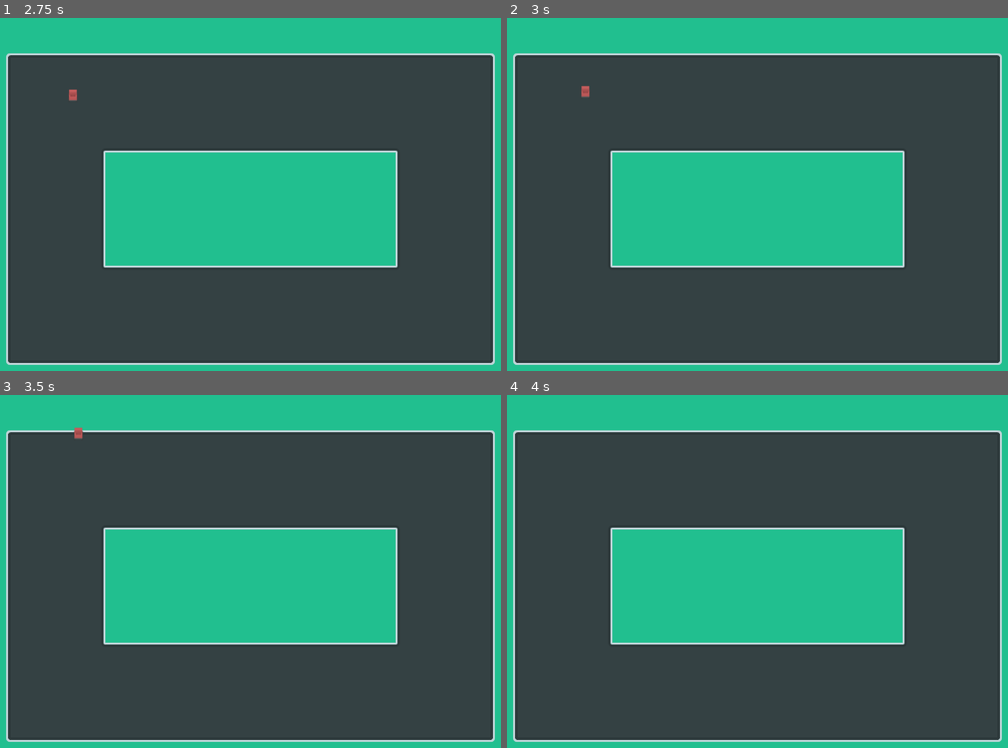
Above: before the commit, frames 1-4 (two rows, left to right).
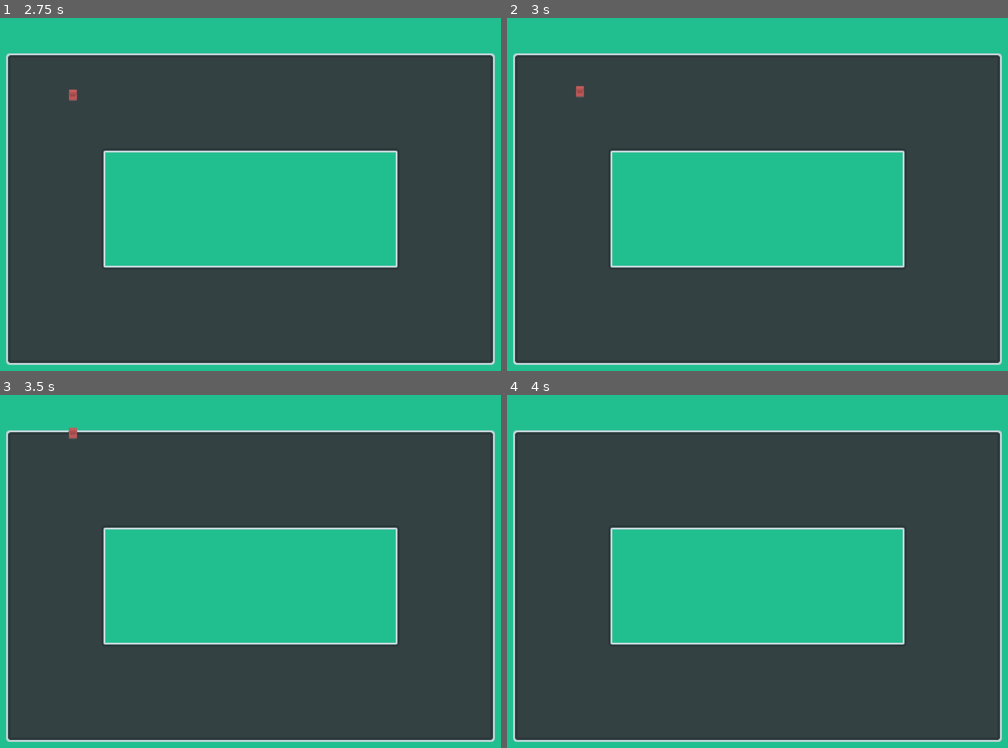
Above: after the commit, the same moments.

Repository: wreckingballgames/JameGam45
Game: Godot game, scene res://scenes/main.tscn
Two runs of this game, one before a commit and one after it. Both use one fixed random seed, a clock stepped at 60 frames per second and the inputs below.
Inputs:
- Up to frame 1 (2.75 s): tap Enter at 0.5, 2 s; hold E (slide_right) 0.53-1.28 s; tap Space (shoot) at 0.6, 1.25, 1.35, 2.1 s; hold Shift (brake) 1.28-2.03 s; hold E (slide_right) from 2.03 s (still down)
- Up to frame 2 (3 s): tap Space (shoot) at 2.75, 2.85 s; release E (slide_right) at 2.78 s; hold W (accelerate) from 2.78 s (still down)
- Up to frame 3 (3.5 s): keep holding W (accelerate)
- Up to frame 4 (4 s): release W (accelerate) at 3.53 s; hold Q (slide_left) from 3.53 s (still down); tap Space (shoot) at 3.6 s

Frame 1 is identical in both runs. In frame 2, less than 0.1% of the frame differs, in the area x 13-17%, y 19-23%; in frame 3, less than 0.1%, in the area x 13-17%, y 9-13%; in frame 4, nothing differs.

Commit message:
Implement basic slide cooldown
Next thing to do with sliding really needs to be to animate it properly and then get on top of collision/physics. Tomorrow!

Diff:
--- a/scenes/racer.tscn
+++ b/scenes/racer.tscn
@@ -37,4 +37,9 @@
 [node name="Missiles" type="Node" parent="."]
 unique_name_in_owner = true
 
+[node name="SlideCooldown" type="Timer" parent="."]
+unique_name_in_owner = true
+wait_time = 3.0
+one_shot = true
+
 [connection signal="area_entered" from="AttackDetector" to="." method="_on_attack_detector_area_entered"]
--- a/scripts/racer.gd
+++ b/scripts/racer.gd
@@ -44,6 +44,7 @@
 @export var missile_scene: PackedScene
 @export var missle_spawn_distance: float = 50.0
 @export var acceleration_rate: float = 5.0
+@export var slide_cooldown_duration: float = 3.0
 @export var slide_force: float = 10.0
 @export var brake_rate: float = 0.05
 @export var constant_deceleration_rate: float = 0.005
@@ -63,6 +64,7 @@
 
 @onready var sprite_2d: Sprite2D = %Sprite2D
 @onready var missiles: Node = %Missiles
+@onready var slide_cooldown_timer: Timer = %SlideCooldown
 
 
 func _ready() -> void:
@@ -140,13 +142,19 @@
 
 
 func slide_left() -> void:
+	if slide_cooldown_timer.time_left != 0:
+		return
 	# TODO: Use AnimationPlayer for fancy sliding
 	global_position += directions[get_left_direction(forward_direction_pointer)] * slide_force
+	slide_cooldown_timer.start(slide_cooldown_duration)
 
 
 func slide_right() -> void:
+	if slide_cooldown_timer.time_left != 0:
+		return
 	# TODO: Use AnimationPlayer for fancy sliding
 	global_position += directions[get_right_direction(forward_direction_pointer)] * slide_force
+	slide_cooldown_timer.start(slide_cooldown_duration)
 
 
 func shoot() -> void:
